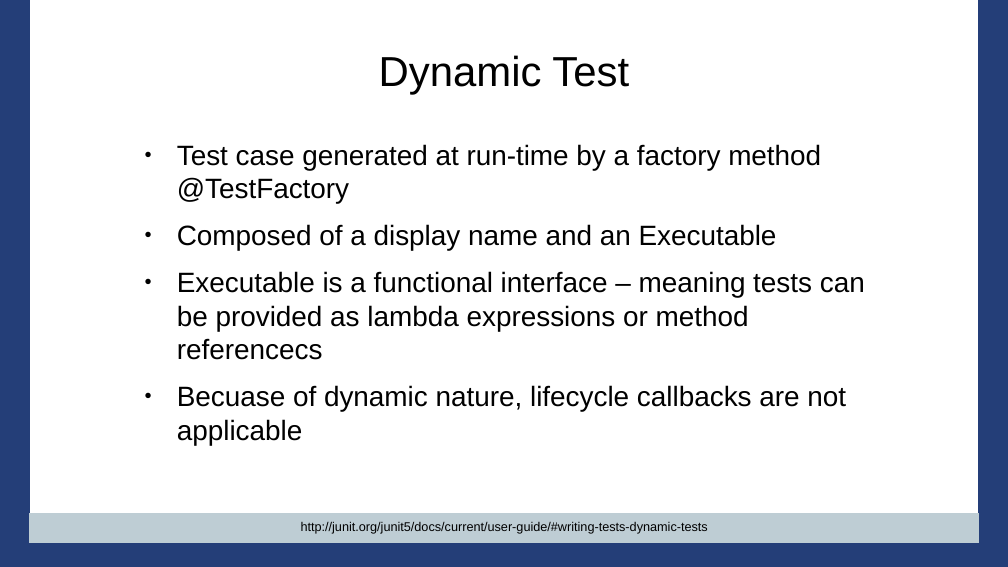
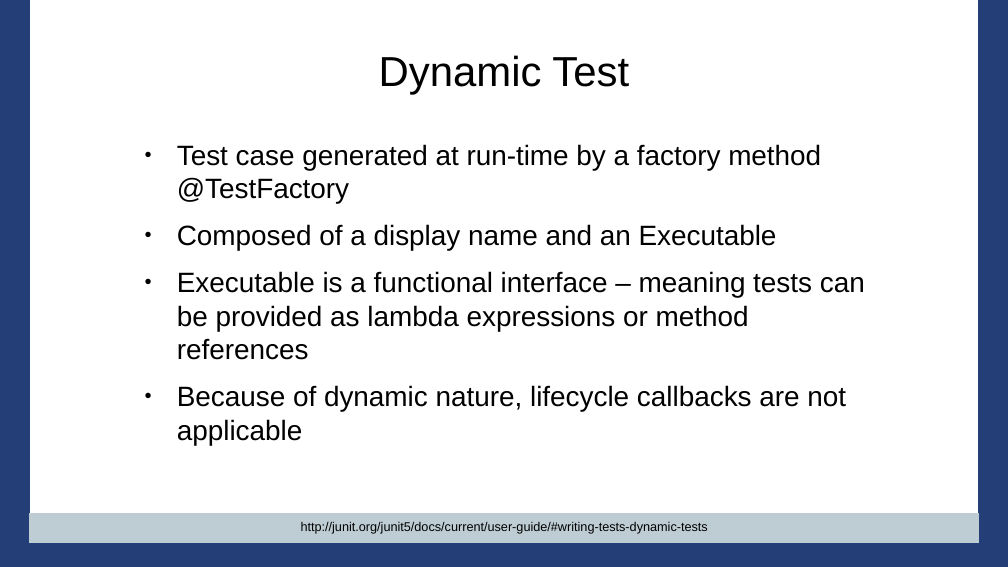
Before and after one commit to PennState/junit5-presentation, a slide deck: slide 51 of src/site/presentation/Junit5_Presentation_JavaOne_2016.odp (slide 37 before the commit). Drawn at 1008x567 pixels with LibreOffice and Linux fonts; fonts in the diff are those of the drawing; background and template pictures are left out. Boxes give left, top, right and bottom in pixels: in the first picture for what was removed or moved away, otherwise in the second. Text is boxed around its words. In the diff, an @@ line names an element or a change of style, - is before the commit and + after.

```diff
--- a/src/site/presentation/Junit5_Presentation_JavaOne_2016.odp
+++ b/src/site/presentation/Junit5_Presentation_JavaOne_2016.odp
@@ text at (177,271,865,445): text changed @@
-● Executable is a functional interface – meaning tests can be provided as lambda expressions or method referencecs
-● Becuase of dynamic nature, lifecycle callbacks are not applicable
+● Executable is a functional interface – meaning tests can be provided as lambda expressions or method references
+● Because of dynamic nature, lifecycle callbacks are not applicable
```
Also in this commit, not shown: 33 other slides changed, 23 slides added, 6 slides removed.
